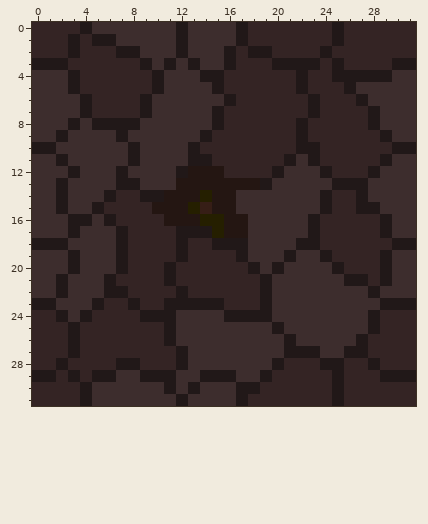
Pixel-art sprite: Assets/Resources/images/tiles/stone_mosaic_2.png. The picture above was drawn from the file before the commit.
The file is 32x32 pixels. Colours within 5 levels of each other are drawn and written as one.
New version:
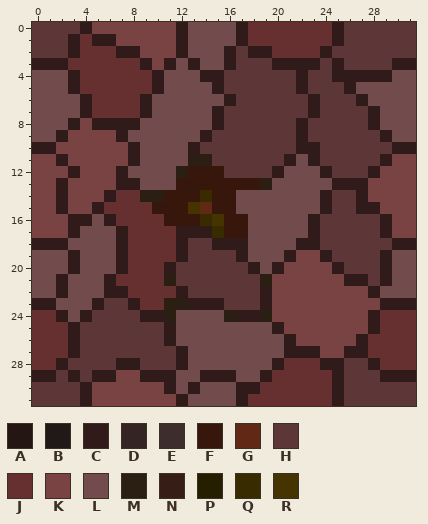
Palette (. is transparent): A #241612  B #211818  C #301a1a  D #342424  E #3d2d2d  F #37160c  G #612816  H #5d3737  J #663030  K #794343  L #724c4c  M #2b1f13  N #361e16  P #251f00  Q #392b00  R #453400
Changes in this commit:
Changed rows in their new state; - is an unchanged pixel.
first column x 0:
 0 HHHHCKKKKKKKCLLLLCJJJJJJJCHHHHHH
 1 HHHCJCCKKKKKCLLLLCJJJJJJJCHHHHHH
 2 HHHCJJJCCKKKCLLLCHCCJJJJCHHHHHHH
 3 CCCJJJJJJCKCLCLLCHHHCCCCHCHHHHCC
 4 LLLCJJJJJJCLLLCCHHHHHHCHHCCCCCLL
 5 LLLCJJJJJJCLLLLCHHHHHHCHHHCLLLLL
 6 LLLLCJJJJCLLLLLLCHHHHHHCHHHCLLLL
 7 LLLLCJJJJCLLLLLCHHHHHHHCHHHHCLLL
 8 LLLCKCCCCLLLLLLCHHHHHHCHHHHHCLLL
 9 LLCKKKKCLLLLLLCHHHHHHHCHHHHHHCLL
10 CCKKKKKKCLLLLCHHHHHHHHCCHHHHHHCC
11 KKCKKKKKCLLLLMMHHHHHHCLCHHHHHCKK
12 KKKCKKKCLLLLMFFFHHHHCLLLCHHHCKKK
13 KKCKKKKCCLLLFFFFFFFMLLLLLCCCKKKK
14 KKCKKKCJJMMFFFQFFLLLLLLLCHHCKKKK
15 KKCKKCJJJJFFFRGFFLLLLLLLCHHCCKKK
16 KKKCCLCJJJJFFFQRFFLLLLLCHHHHHCKK
17 KKKCLLLCJJJJCCCQFFLLLLLCHHHHHCKK
18 CCCLLLLCJJJJCHHCCCLLLLCCHHHHHHCC
19 LLLCLLLCJJJJCHHHHCLLLCKKCHHHHCLL
20 LLLCLLLCJJJCHHHHHHCLCKKKKCHHHCLL
21 LLCLLLCJJJJMHHHHHHHMKKKKKKCCHCLL
22 LLCLLLCCJJJJCHHHHHHCKKKKKKKKCLLL
23 CCLLLCHHCJJMMCCCHHHCKKKKKKKKKCCC
24 JJCLCHHHHCCMLLLLMCCMKKKKKKKKCJJJ
25 JJJCHHHHHHHCLLLLLLLLCKKKKKKKCJJJ
26 JJJCHHHHHHHCLLLLLLLLLCKKKKKCJJJJ
27 JJJCHHHHHHHHCLLLLLLLLCCCKKCCJJJJ
28 JJCHHHHCCHHHCLLLLLLLCJJJCCHHCJJJ
29 CCHCHCCKKCCCLLCCCLLCJJJJJCHHHCCC
30 HHHHCKKKKKKCLCLLLCCJJJJJJCHHHHHH
31 HHHHCKKKKKKKCLLLLCJJJJJJJCHHHHHH
